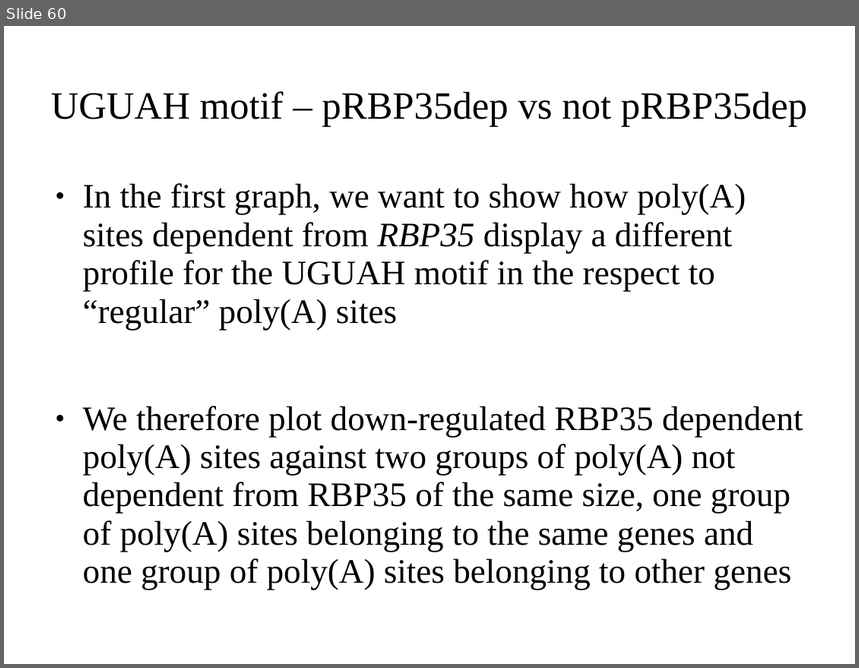
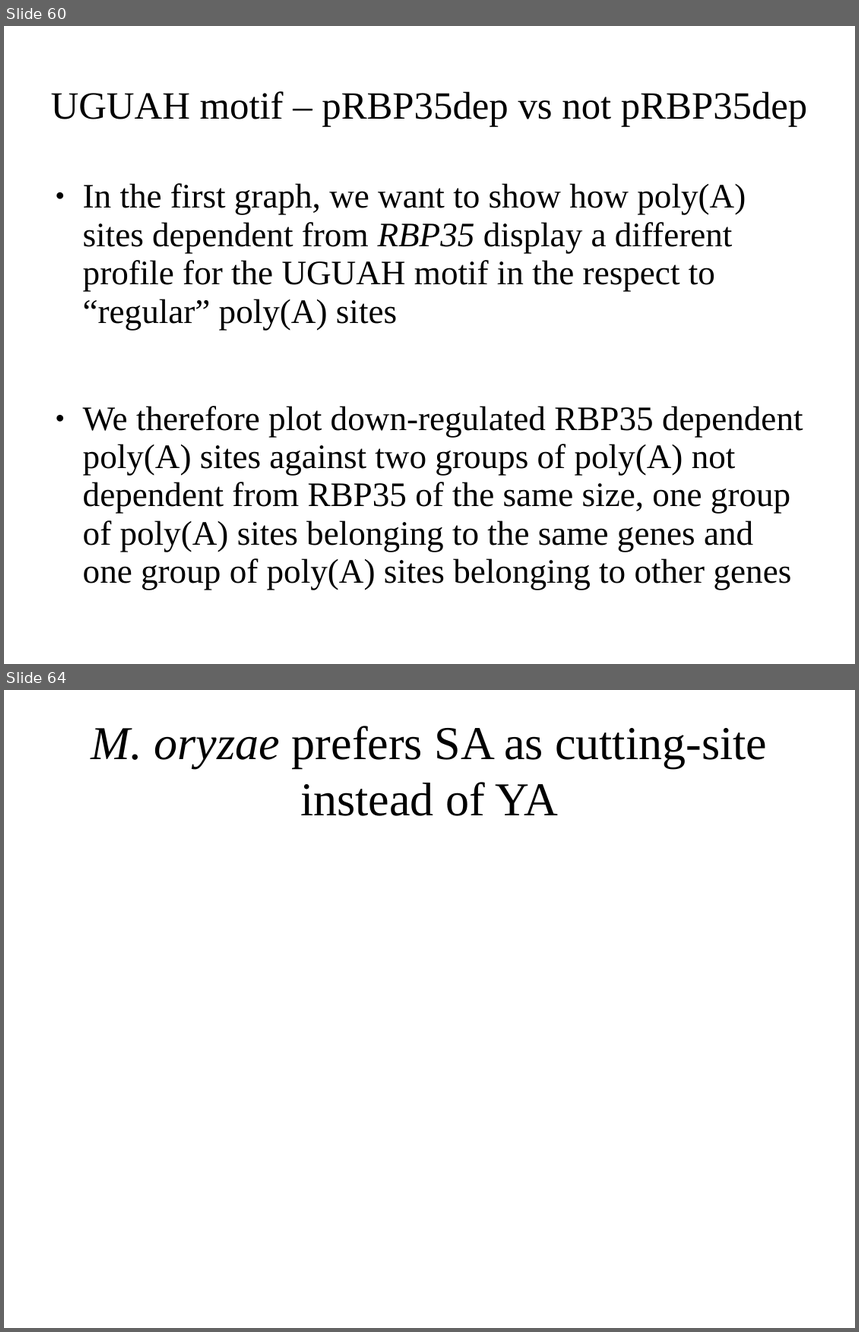
Before and after one commit to wilkinsonlab/m-oryzae-polya, a slide deck: doc/version_21/oryzae_presentation.odp. Shown one above the other, each under a label of ours: slide 60 before the commit, slides 60 and 64 after it; the slides between them are not shown. The pictures are 859x668 and 859x1332 pixels, drawn with LibreOffice and Linux fonts; fonts in the diff are those of the drawing. Boxes give left, top, right and bottom in pixels: in the first picture for what was removed or moved away, otherwise in the second. Text is boxed around its words. In the diff, an @@ line names an element or a change of style, - is before the commit and + after.

```diff
--- a/doc/version_21/oryzae_presentation.odp
+++ b/doc/version_21/oryzae_presentation.odp
@@ slide 64 added at <box>4,690,855,1328</box>, background #FFFFFF @@
@@ title added at <box>91,726,767,816</box>, 44 pt, text #000000 @@
+M. oryzae prefers SA as cutting-site instead of YA
```
Also in this commit, not shown: 15 slides changed, 9 other files.
